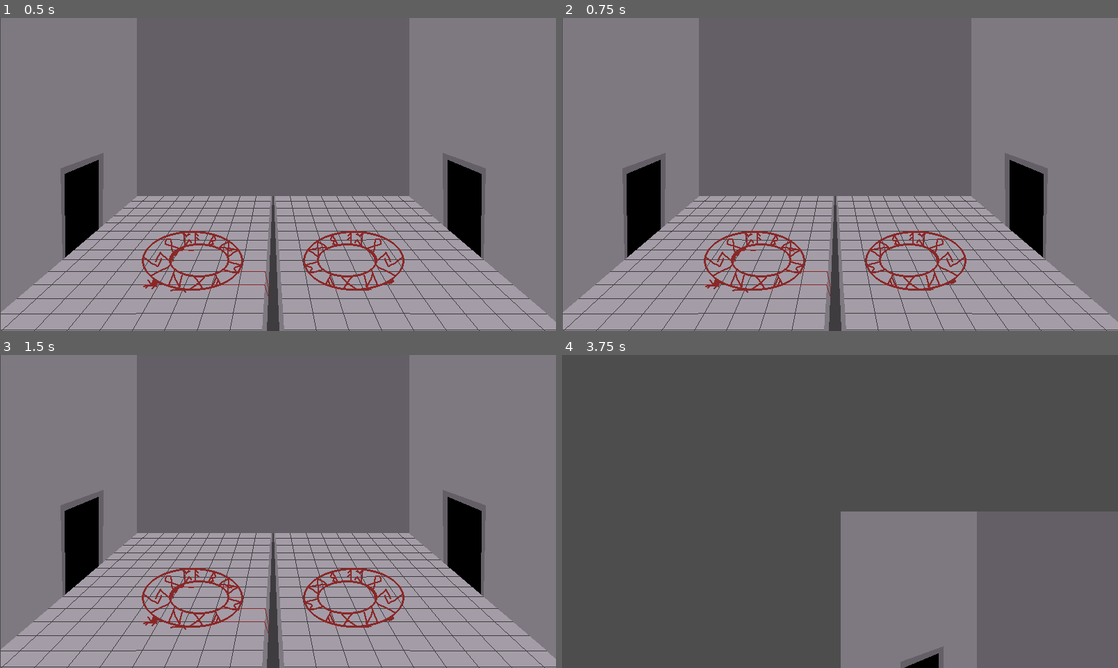
Above: before the commit, frames 1-4 (two rows, left to right).
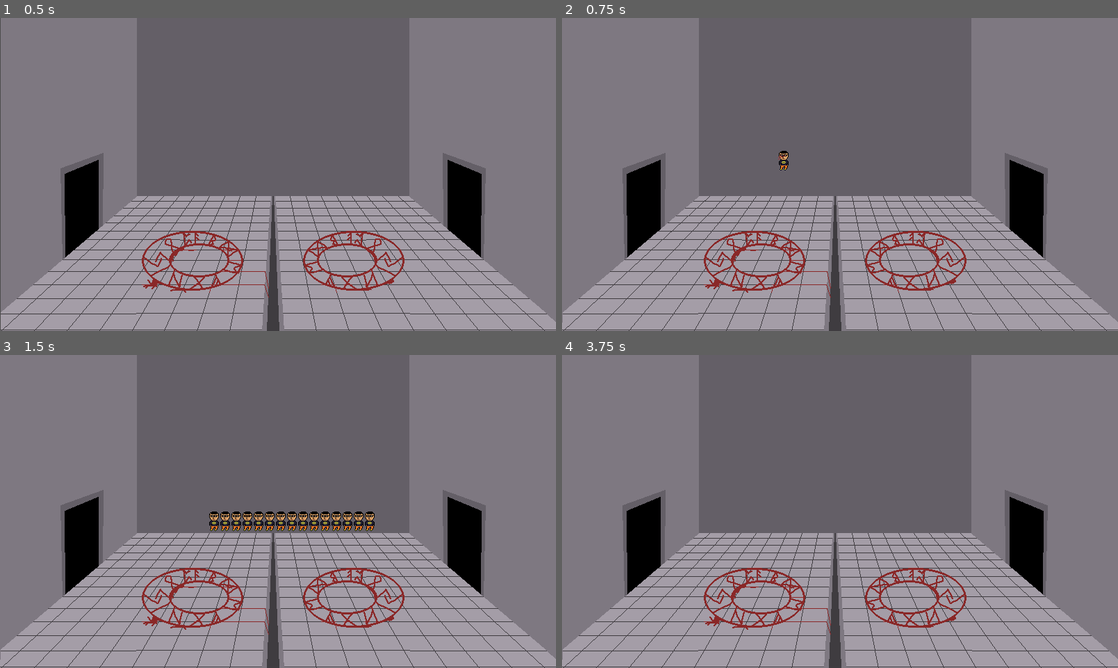
Above: after the commit, the same moments.

Repository: lewis785/ludum-dare-55
Game: Godot game, scene res://scenes/levels/sliding_window.tscn
The game is run twice, just before and just after one commit, with the same random seed, the same clock (stepped at 60 frames per second) and the same inputs.
Inputs:
- Up to frame 1 (0.5 s): no input
- Up to frame 2 (0.75 s): tap Enter at 0.5 s; hold Enter from 0.53 s (still down)
- Up to frame 3 (1.5 s): tap Space at 1.25 s; release Enter at 1.28 s; tap Enter at 1.35 s
- Up to frame 4 (3.75 s): tap Enter at 2, 2.85, 3.5 s; hold Enter 2.03-2.78 s; tap Space at 2.75 s; hold Enter from 3.53 s (still down)

Frame 1 is identical in both runs. In frame 2, 0.2% of the frame differs, in the area x 0-41%, y 0-100%; in frame 3, 1.5%; in frame 4, 98%, in the area x 0-100%, y 0-100%.
Error before the commit: Attempt to call function 'get_position' in base 'null instance' on a null instance. (res://scenes/levels/sliding_window.gd:36)

Commit message:
FIXED camera bug

Diff:
--- a/scenes/levels/sliding_window.gd
+++ b/scenes/levels/sliding_window.gd
@@ -1,13 +1,13 @@
 extends Node2D
 
 @onready var camera = $Camera2D
-@onready var snap_point_0 = $Node/SnapPoint0
-@onready var snap_point_1 = $Node/SnapPoint1
-@onready var snap_point_2 = $Node/SnapPoint2
-@onready var snap_point_3 = $Node/SnapPoint3
-@onready var snap_point_4 = $Node/SnapPoint4
-@onready var snap_point_5 = $Node/SnapPoint5
-@onready var snap_point_6 = $Node/SnapPoint6
+@onready var snap_point_0 = $CameraSnaps/SnapPoint0
+@onready var snap_point_1 = $CameraSnaps/SnapPoint1
+@onready var snap_point_2 = $CameraSnaps/SnapPoint2
+@onready var snap_point_3 = $CameraSnaps/SnapPoint3
+@onready var snap_point_4 = $CameraSnaps/SnapPoint4
+@onready var snap_point_5 = $CameraSnaps/SnapPoint5
+@onready var snap_point_6 = $CameraSnaps/SnapPoint6
 
 const ROOM0 = 0
 const ROOM1 = 1
@@ -17,12 +17,8 @@
 const ROOM5 = 5
 const ROOM6 = 6
 
-
-
 var target = 0
 var target_coordinates = Vector2.ZERO	#Initialise the variable so it doesnt complain
-
-
 
 func _input(event):
 	print(event)
